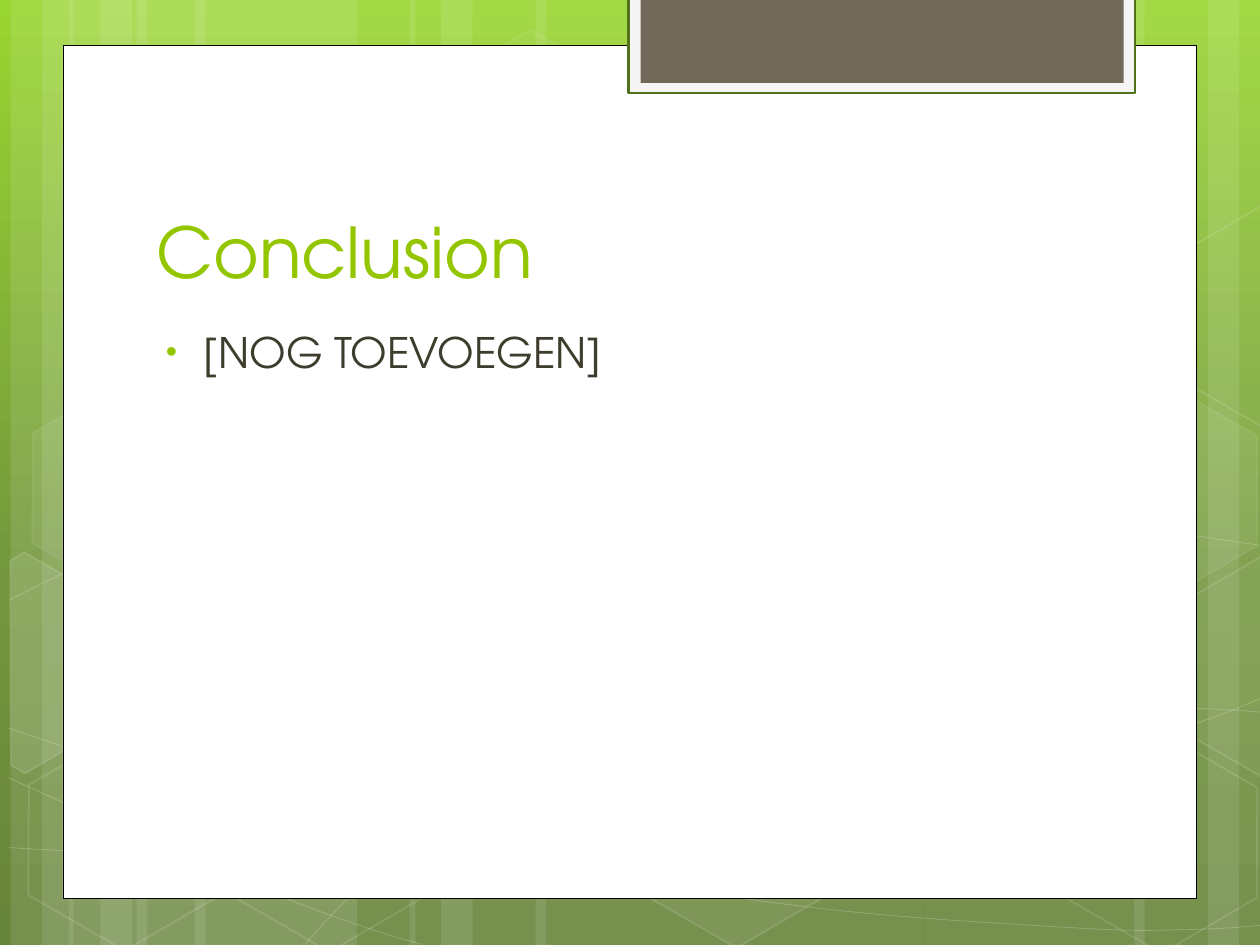
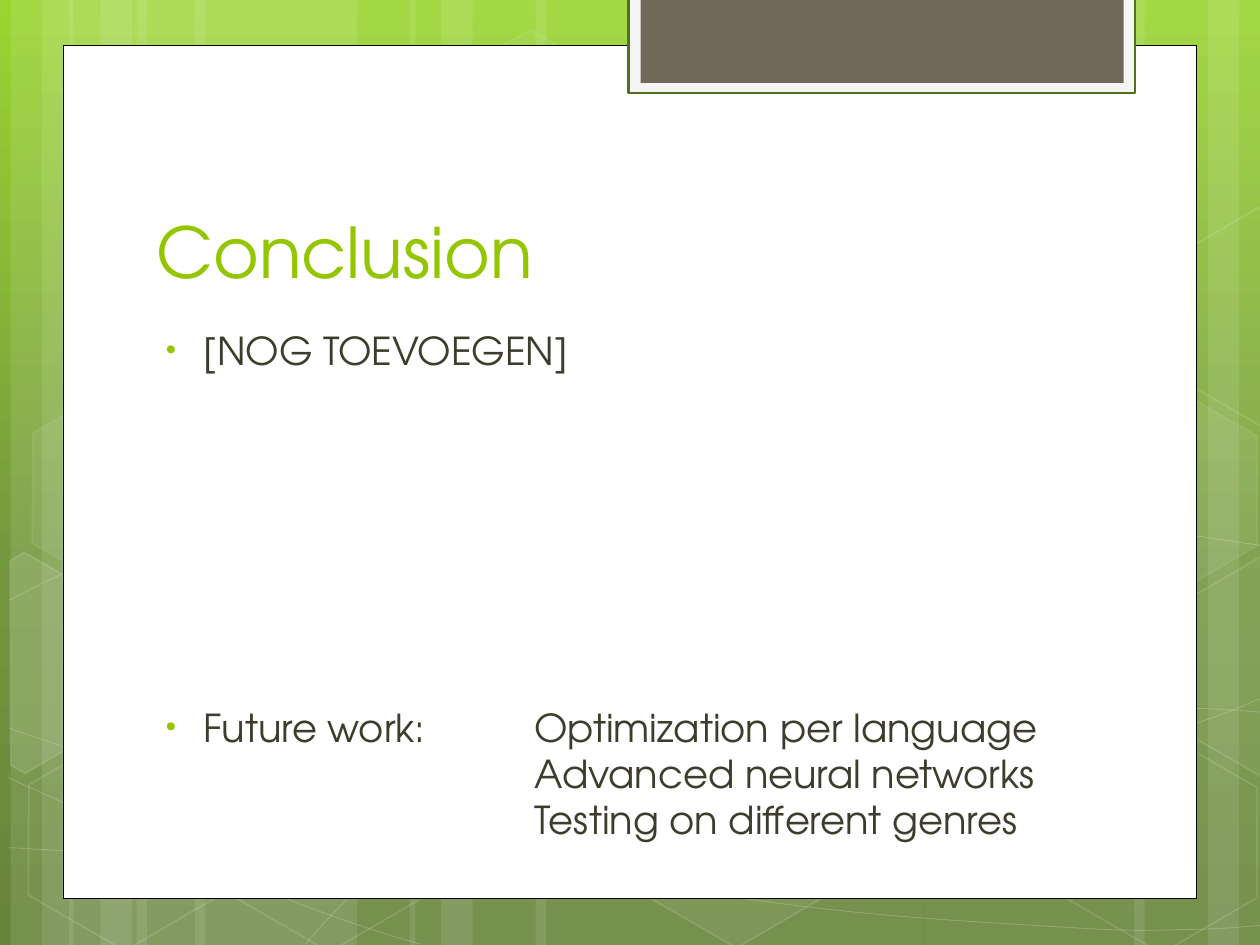
Before and after one commit to DaphneGroot/LFD-Final-Project, a slide deck: slide 10 of Presentation.pptx (slide 9 before the commit). Drawn at 1260x945 pixels with LibreOffice and Linux fonts; fonts in the diff are those of the drawing. Boxes give left, top, right and bottom in pixels: in the first picture for what was removed or moved away, otherwise in the second. Text is boxed around its words. In the diff, an @@ line names an element or a change of style, - is before the commit and + after.

```diff
--- a/Presentation.pptx
+++ b/Presentation.pptx
@@ text at (204,336,567,374): size 24 to 22 pt in "[NOG TOEVOEGEN]" @@
@@ text at (204,713,1037,843): paragraph added @@
+• Future work: Optimization per language
+  Advanced neural networks
+  Testing on different genres
```
Also in this commit, not shown: 2 other slides changed, 2 slides added, 1 slide removed.
